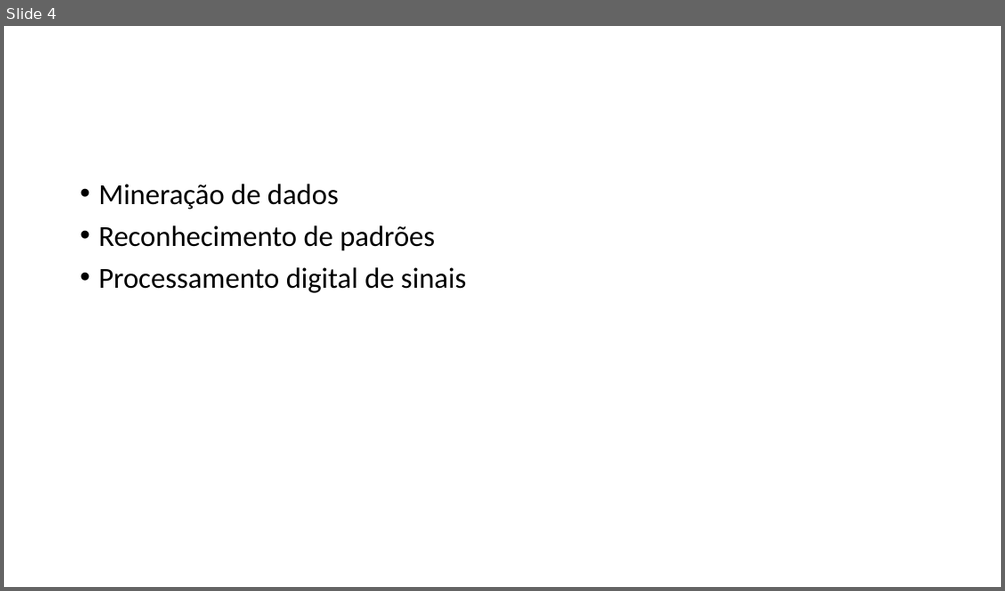
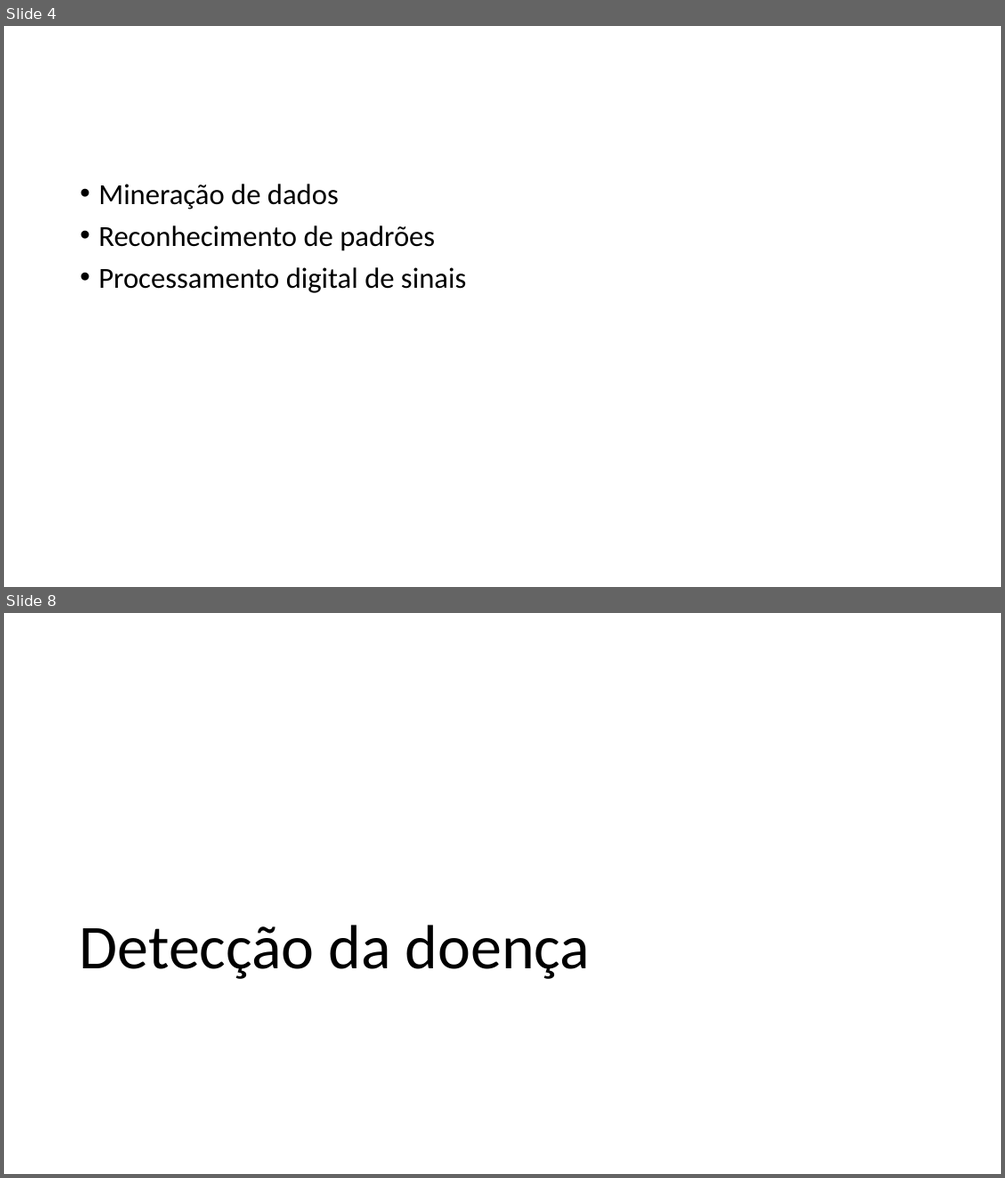
Before and after one commit to evertonlima07/redesNeurais, a slide deck: Documentos/Apresentação - Redes Neurais.pptx. Shown one above the other, each under a label of ours: slide 4 before the commit, slides 4 and 8 after it; the slides between them are not shown. The pictures are 1005x591 and 1005x1178 pixels, drawn with LibreOffice and Linux fonts; fonts in the diff are those of the drawing. Boxes give left, top, right and bottom in pixels: in the first picture for what was removed or moved away, otherwise in the second. Text is boxed around its words. In the diff, an @@ line names an element or a change of style, - is before the commit and + after.

```diff
--- a/Documentos/Apresentação - Redes Neurais.pptx
+++ b/Documentos/Apresentação - Redes Neurais.pptx
@@ slide 8 added at [4, 613, 1001, 1174], background #FFFFFF @@
@@ title added at [80, 925, 591, 979], 60 pt, text #000000 @@
+Detecção da doença
```
Also in this commit, not shown: 8 other slides added.
